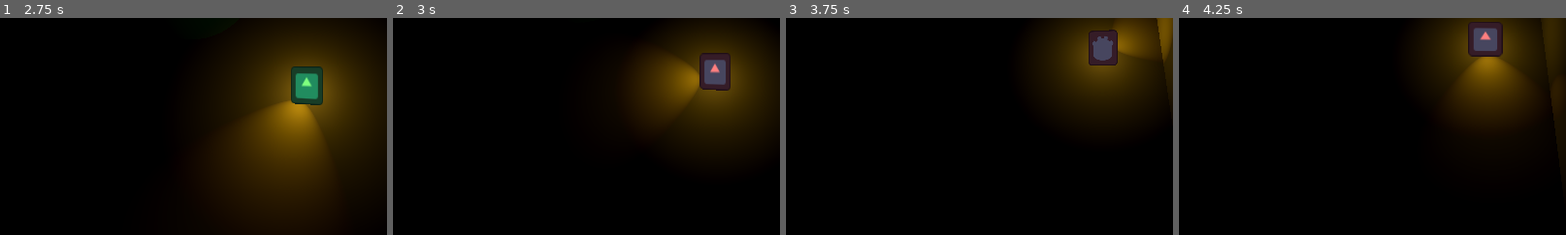
Above: before the commit, frames 1-4 (left to right).
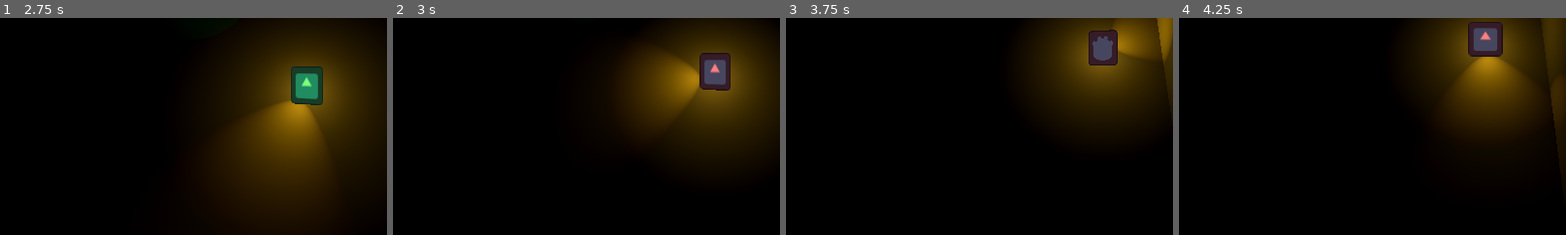
Above: after the commit, the same moments.

Repository: Rusty-Rat-Studios/dead-living-and-dying
Game: Godot game, scene res://game.tscn
Two runs of this game, one before a commit and one after it. Both use one fixed random seed, a clock stepped at 60 frames per second and the inputs below. The engine's default icon, where the game draws it, is replaced by a stand-in: a white triangle on a blue panel in a dark square.
Inputs (mouse positions are % of the whole screen's width and height, from its top left):
- Up to frame 1 (2.75 s): click "START" at 0.5 s; tap Enter at 1.25 s; move the mouse to (72, 45) at 1.27 s; hold Right (ui_right) 1.28-2.03 s; tap E (interact) at 1.35 s; tap Keypad Enter (ui_accept) at 1.52, 2.27 s; move the mouse to (30, 55) at 2.02 s; hold Down (ui_down) from 2.03 s (still down); click (30, 55) at 2.1 s
- Up to frame 2 (3 s): move the mouse to (60, 28) at 2.77 s; release Down (ui_down) at 2.78 s; hold Right (ui_right) from 2.78 s (still down); tap Tab at 2.85 s
- Up to frame 3 (3.75 s): move the mouse to (45, 70) at 3.52 s; release Right (ui_right) at 3.53 s; hold Up (ui_up) from 3.53 s (still down); tap E (interact) at 3.6 s
- Up to frame 4 (4.25 s): keep holding Up (ui_up); tap Keypad Enter (ui_accept) at 3.77 s
The pictures show only the part of the screen within x 11-61%, y 40-90%; the shares and areas given below are measured in that part.

Frame 1 is identical in both runs. In frame 2, 0.3% of the frame differs, in the area x 75-80%, y 24-33%; in frame 3, 0.1%; in frame 4, 0.4%, in the area x 76-83%, y 17-26%.

Commit message:
Add stun hurtbox to player that applies/restores debuff effect

Diff:
--- a/player/player.tscn
+++ b/player/player.tscn
@@ -96,3 +96,5 @@
 [node name="CollisionShape3D" type="CollisionShape3D" parent="Stunbox"]
 shape = SubResource("CapsuleShape3D_3bb63")
 disabled = true
+
+[node name="StunTimer" type="Timer" parent="Stunbox"]
--- a/player/state_machine/state_dying.gd
+++ b/player/state_machine/state_dying.gd
@@ -1,7 +1,10 @@
 extends PlayerState
 
 const DYING_SPEED: float = 4.0
-const LIGHT_REDUCTION : float = 0.7
+
+const DYING_LIGHT_OMNI_RANGE: float = 4.5
+const DYING_LIGHT_SPOT_RANGE: float = 7
+const DYING_LIGHT_ENERGY: float = 1
 
 
 func enter() -> void:
@@ -14,20 +17,23 @@
 	SignalBus.player_hurt.connect(_on_player_hurt)
 
 	# reduce light strength
-	_parent.light_omni.omni_range *= LIGHT_REDUCTION
-	_parent.light_omni.light_energy *= LIGHT_REDUCTION
-	_parent.light_spot.spot_range *= LIGHT_REDUCTION
-	_parent.light_spot.light_energy *= LIGHT_REDUCTION
+	_parent.light_omni.omni_range = DYING_LIGHT_OMNI_RANGE
+	_parent.light_omni.light_energy = DYING_LIGHT_ENERGY
+	_parent.light_spot.spot_range = DYING_LIGHT_SPOT_RANGE
+	_parent.light_spot.light_energy = DYING_LIGHT_ENERGY
 
+	# enable and configure stunbox values
 	_parent.stunbox.collision_shape.set_deferred("disabled", false)
-
+	_parent.stunbox.set_values(DYING_SPEED, DYING_LIGHT_OMNI_RANGE,
+		DYING_LIGHT_SPOT_RANGE, DYING_LIGHT_ENERGY)
 
 
 func exit() -> void:
 	SignalBus.player_hurt.disconnect(_on_player_hurt)
 
 	_parent.stunbox.collision_shape.set_deferred("disabled", true)
-
+	# invalidate any stun effects
+	_parent.stunbox.restore_instantly()
 
 
 func _on_player_hurt() -> void:
--- a/player/stunbox.gd
+++ b/player/stunbox.gd
@@ -1,20 +1,80 @@
 extends Area3D
 
 const SPEED_MODIFIER: float = 0.8
-const LIGHT_MODIFIER: float = 0.5
+const LIGHT_MODIFIER: float = 0.6
+const STUN_DURATION: float = 1.0
+const RESTORE_DURATION: float = 2.0
 
-var _player: Player = PlayerHandler.get_player()
+# store pre-stun player attributes
+var base_speed: float
+var base_light_omni_range: float
+var base_light_spot_range: float
+var base_light_energy: float
+# store tween as variable to allow cancelling it if stunned during restore
+var _restore_tween: Tween
 
+# accessed by state_dying.gd to enable/disable stunbox detection
 @onready var collision_shape: CollisionShape3D = $CollisionShape3D
+@onready var _player: Player = PlayerHandler.get_player()
 
 
 func _ready() -> void:
+	$StunTimer.wait_time = STUN_DURATION
+
 	area_entered.connect(_on_enemy_area_entered)
+	$StunTimer.timeout.connect(_on_stun_timer_timeout)
+
+
+func set_values(speed: float, omni_range: float, spot_range: float, light_energy: float) -> void:
+	# update all "base" player states to return to on restore()
+	# called by state_dying.gd/init()
+	base_speed = speed
+	base_light_omni_range = omni_range
+	base_light_spot_range = spot_range
+	base_light_energy = light_energy
 
 
 func stun() -> void:
-	print("stunned!")
+	# stop restore tween if in progress
+	if _restore_tween:
+		_restore_tween.kill()
+
+	# reduce player attributes
+	_player.speed = base_speed * SPEED_MODIFIER
+	_player.light_omni.omni_range = base_light_omni_range * LIGHT_MODIFIER
+	_player.light_omni.light_energy = base_light_energy * LIGHT_MODIFIER
+	_player.light_spot.spot_range = base_light_spot_range * LIGHT_MODIFIER
+	_player.light_spot.light_energy = base_light_energy * LIGHT_MODIFIER
+
+	$StunTimer.start()
+
+
+func restore() -> void:
+	_restore_tween = create_tween().set_parallel()
+	_restore_tween.tween_property(_player, "speed", base_speed, RESTORE_DURATION)
+	_restore_tween.tween_property(_player, "light_omni:omni_range", base_light_omni_range, RESTORE_DURATION)
+	_restore_tween.tween_property(_player.light_omni, "light_energy", base_light_energy, RESTORE_DURATION)
+	_restore_tween.tween_property(_player.light_spot, "spot_range", base_light_spot_range, RESTORE_DURATION)
+	_restore_tween.tween_property(_player.light_spot, "light_energy", base_light_energy, RESTORE_DURATION)
+
+
+func restore_instantly() -> void:
+	# called by state_dying.gd/exit() to immediately restore any values
+	# before moving to the next state
+	if _restore_tween:
+		_restore_tween.kill()
+	_player.speed = base_speed
+	_player.light_omni.omni_range = base_light_omni_range
+	_player.light_omni.light_energy = base_light_energy
+	_player.light_spot.spot_range = base_light_spot_range
+	_player.light_spot.light_energy = base_light_energy
+
+	$StunTimer.stop()
 
 
 func _on_enemy_area_entered(_body: Node3D) -> void:
 	stun()
+
+
+func _on_stun_timer_timeout() -> void:
+	restore()
